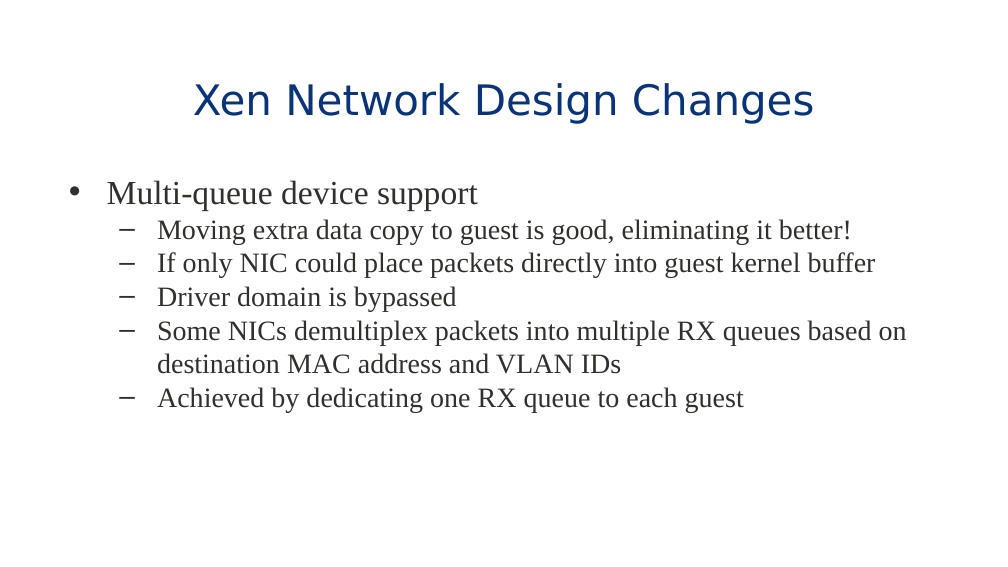
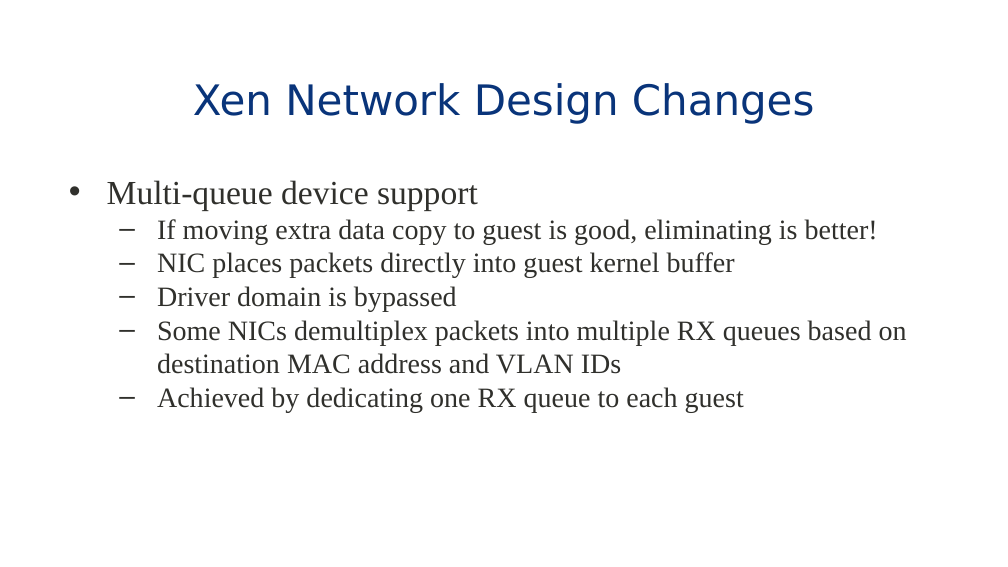
Before and after one commit to eddie-c-davis/cs-advos, a slide deck: slide 27 of presentations/Bridging.pptx. Drawn at 1008x567 pixels with LibreOffice and Linux fonts; fonts in the diff are those of the drawing; background and template pictures are left out. Boxes give left, top, right and bottom in pixels: in the first picture for what was removed or moved away, otherwise in the second. Text is boxed around its words. In the diff, an @@ line names an element or a change of style, - is before the commit and + after.

```diff
--- a/presentations/Bridging.pptx
+++ b/presentations/Bridging.pptx
@@ text at bbox=[157, 219, 878, 278]: text changed @@
-  – Moving extra data copy to guest is good, eliminating it better!
-  – If only NIC could place packets directly into guest kernel buffer
+  – If moving extra data copy to guest is good, eliminating is better!
+  – NIC places packets directly into guest kernel buffer
```
Also in this commit, not shown: 7 other slides changed.
